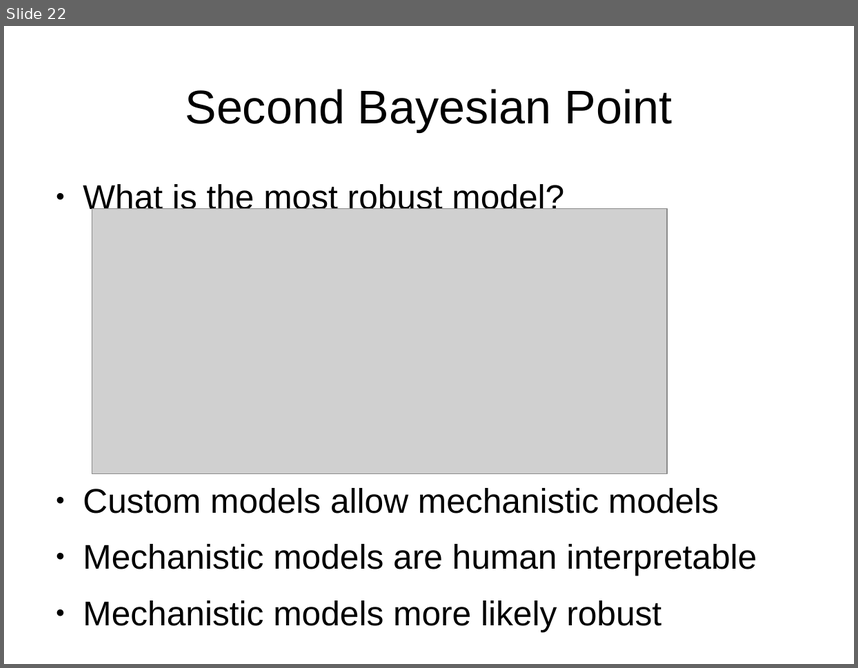
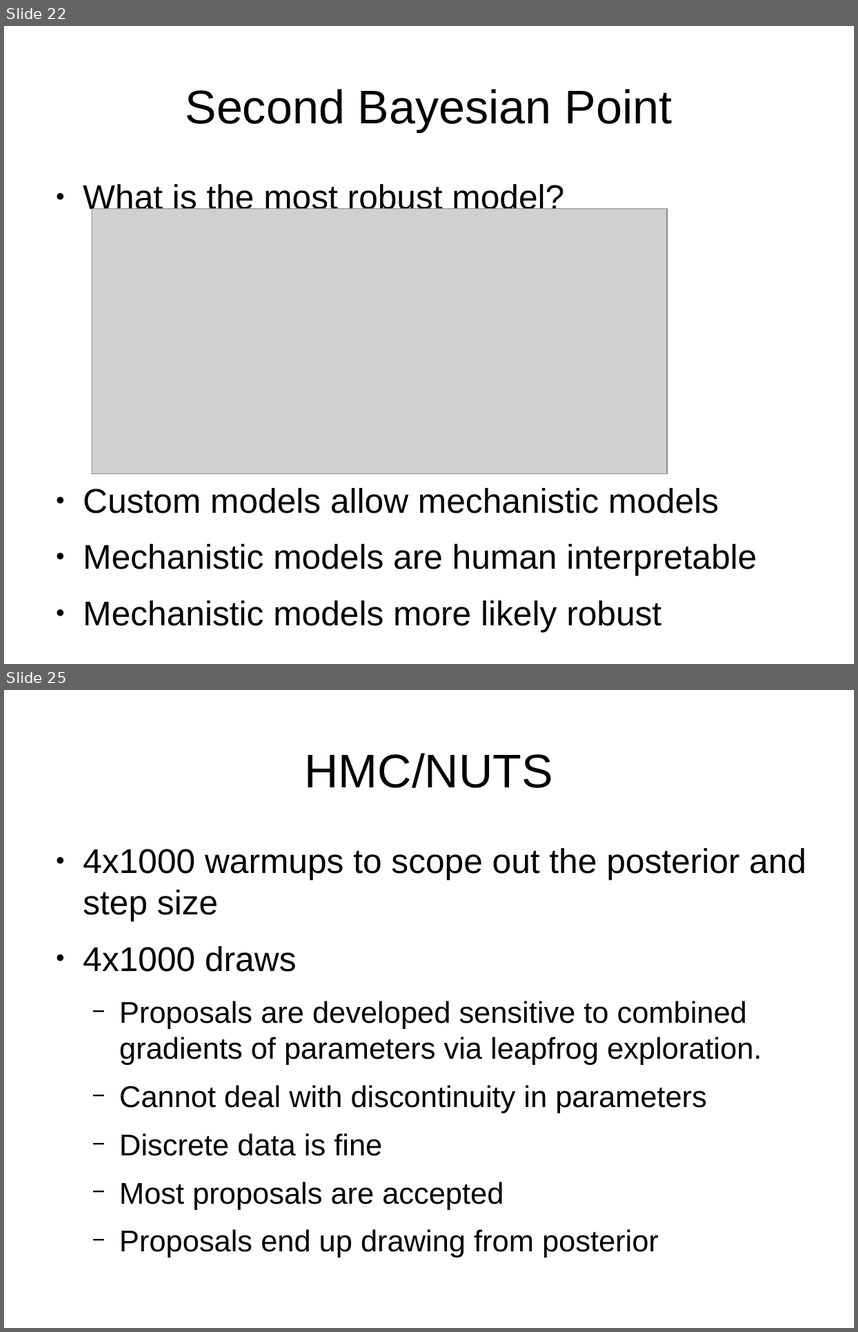
Before and after one commit to breckbaldwin/StanIsThePlanDist, a slide deck: slides/StanIsThePlanPyData2.odp. Shown one above the other, each under a label of ours: slide 22 before the commit, slides 22 and 25 after it; the slides between them are not shown. The pictures are 858x668 and 858x1332 pixels, drawn with LibreOffice and Linux fonts; fonts in the diff are those of the drawing; grey boxes stand for pictures. Boxes give left, top, right and bottom in pixels: in the first picture for what was removed or moved away, otherwise in the second. Text is boxed around its words. In the diff, an @@ line names an element or a change of style, - is before the commit and + after.

```diff
--- a/slides/StanIsThePlanPyData2.odp
+++ b/slides/StanIsThePlanPyData2.odp
@@ slide 25 added at bbox=[4, 690, 854, 1328], background #FFFFFF @@
@@ title added at bbox=[305, 753, 553, 788], 44 pt, text #000000 @@
+HMC/NUTS
@@ text added at bbox=[83, 848, 806, 1257], 28 pt, text #000000 @@
+● 4x1000 warmups to scope out the posterior and step size
+● 4x1000 draws
+  − Proposals are developed sensitive to combined gradients of parameters via leapfrog exploration.
+  − Cannot deal with discontinuity in parameters
+  − Discrete data is fine
+  − Most proposals are accepted
+  − Proposals end up drawing from posterior
```
Also in this commit, not shown: 14 other slides added.
